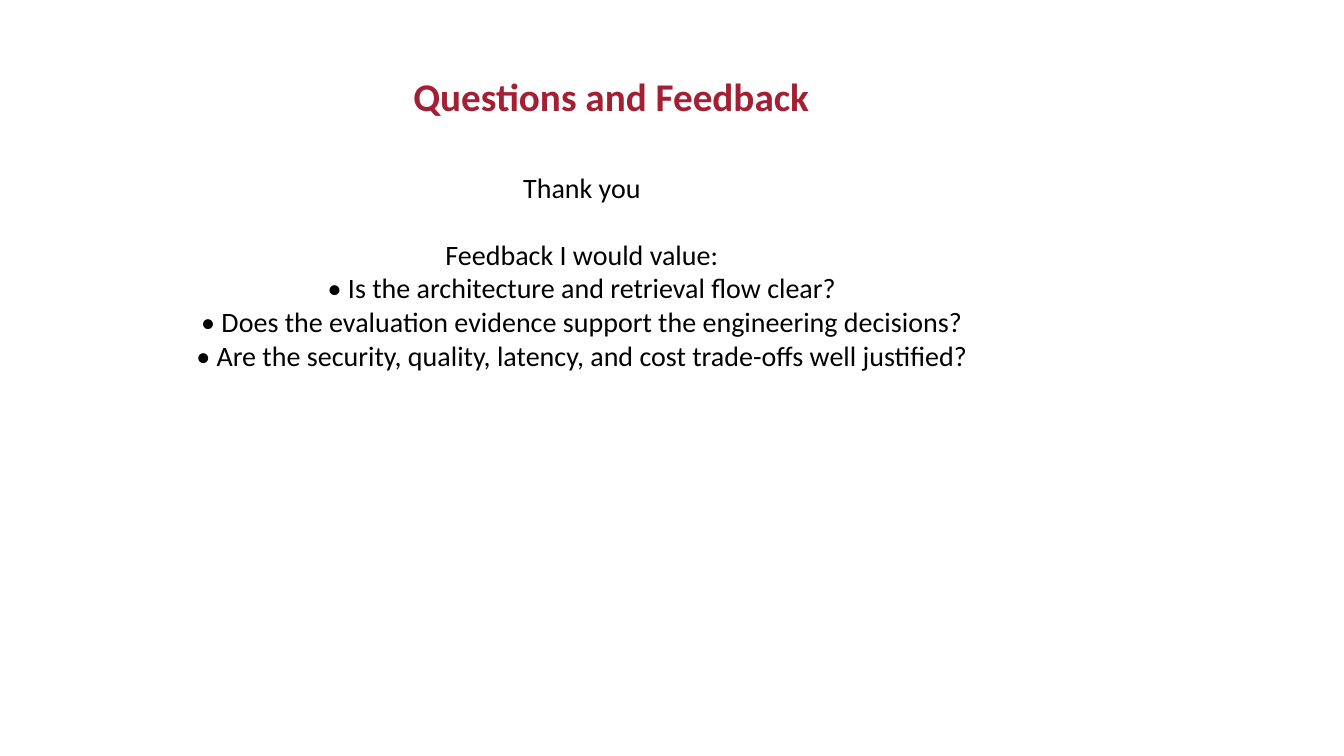
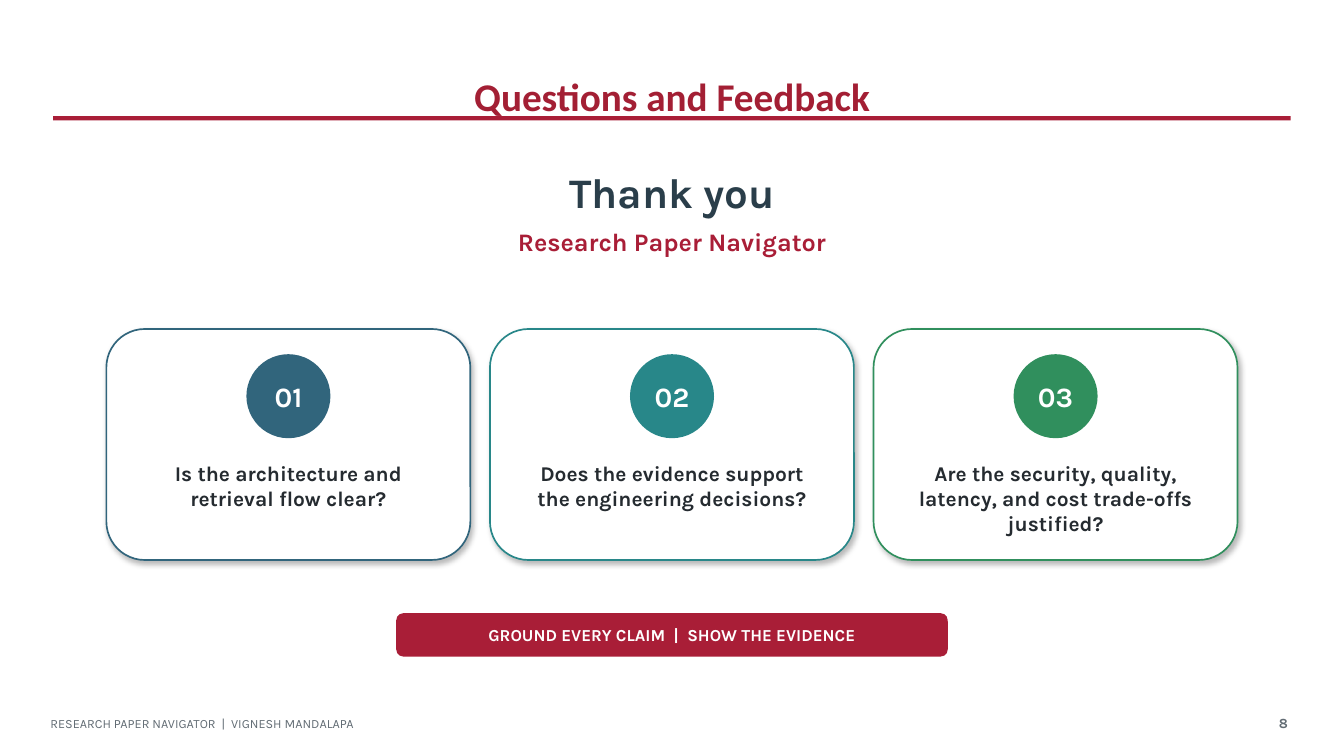
Before and after one commit to Gothamcityguardian/Research-Paper-Navigator, a slide deck: slide 8 of docs/presentation/Capstone_Design_Review_Presentation_Vignesh_Mandalapa.pptx. Drawn at 1344x756 pixels with LibreOffice and Linux fonts; fonts in the diff are those of the drawing; background and template pictures are left out. Boxes give left, top, right and bottom in pixels: in the first picture for what was removed or moved away, otherwise in the second. Text is boxed around its words. In the diff, an @@ line names an element or a change of style, - is before the commit and + after.

```diff
--- a/docs/presentation/Capstone_Design_Review_Presentation_Vignesh_Mandalapa.pptx
+++ b/docs/presentation/Capstone_Design_Review_Presentation_Vignesh_Mandalapa.pptx
@@ text "Questions and Feedback" rewrapped from [413,83,809,116] to [474,83,870,121] @@
@@ rectangle added at [53,116,1292,120], fill #A91E37 @@
@@ text removed at [217,178,967,371] @@
-Thank you
-Feedback I would value:
-• Is the architecture and retrieval flow clear?
-• Does the evaluation evidence support the engineering decisions?
-• Are the security, quality, latency, and cost trade-offs well justified?
@@ text added at [569,179,775,219], 30 pt, text #2A3E4A, bold @@
+Thank you
@@ text added at [518,233,826,258], 18 pt, text #A91E37, bold @@
+Research Paper Navigator
@@ rounded rectangle added at [107,329,471,560], fill #FFFFFF, outline #31657C 1.2 pt @@
@@ rounded rectangle added at [490,329,854,560], fill #FFFFFF, outline #288789 1.2 pt @@
@@ rounded rectangle added at [874,329,1238,560], fill #FFFFFF, outline #308F5D 1.2 pt @@
@@ ellipse added at [246,354,330,438], fill #31657C, 20 pt, text #FFFFFF, bold @@
+01
@@ ellipse added at [630,354,714,438], fill #288789, 20 pt, text #FFFFFF, bold @@
+02
@@ ellipse added at [1014,354,1098,438], fill #308F5D, 20 pt, text #FFFFFF, bold @@
+03
@@ text added at [175,466,401,507], 15 pt, text #252B30, bold @@
+Is the architecture and retrieval flow clear?
@@ text added at [537,466,806,512], 15 pt, text #252B30, bold @@
+Does the evidence support the engineering decisions?
@@ text added at [919,466,1192,537], 15 pt, text #252B30, bold @@
+Are the security, quality, latency, and cost trade-offs justified?
@@ rounded rectangle added at [396,613,948,656], fill #A91E37, 12 pt, text #FFFFFF, bold @@
+GROUND EVERY CLAIM | SHOW THE EVIDENCE
@@ text added at [1279,719,1288,728], 10 pt, text #626C74, bold @@
+8
@@ text added at [50,720,354,728], 9 pt, text #626C74 @@
+RESEARCH PAPER NAVIGATOR | VIGNESH MANDALAPA
```
Also in this commit, not shown: 7 slides added, 7 slides removed.
